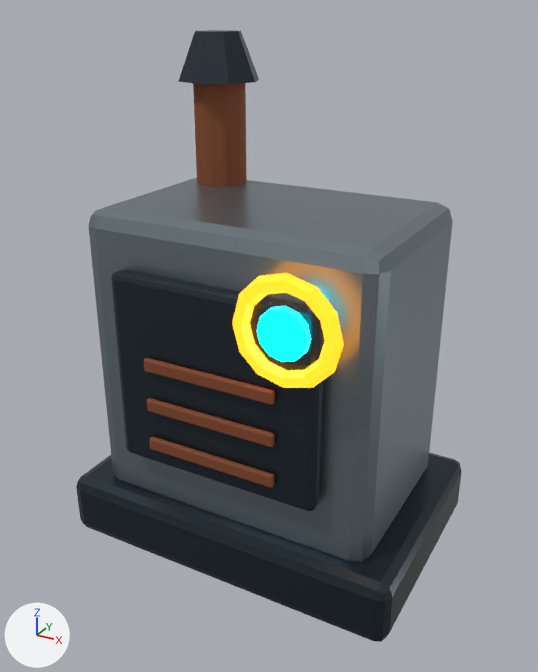
The glTF model assets/models/baked/Machine-Unit.glb: old version first, new version second.
Camera for both pictures: a 50 mm lens placed at (1.42, -2.6, 2.27), pointed at (0.02, -0.04, 0.99). The axes (+X, +Y, +Z) are drawn at lower left. The lights are the same throughout. The older version comes first. Where no turn or scale is listed for an object, it has been applied to the vertices.

The first picture shows 'Machine_Base', 'Machine_Body', 'Machine_Exhaust', 'Machine_ExhaustCap', 'Machine_FrontPanel', 'Machine_Gauge', 'Machine_GaugeCore', 'Machine_Vent_0', 'Machine_Vent_1', 'Machine_Vent_2'.
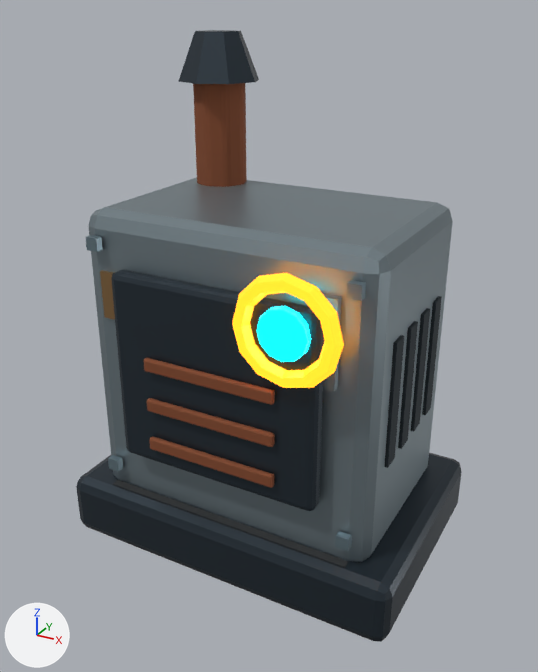
The change, as a list of edits to the scene's bpy script:
```text
Add mat_polish_recess:
    mat_polish_recess = principled_material('Polish Recess')
    mat_polish_recess.base_color = (0.025, 0.037, 0.045)  # dark blue #2c363c
    mat_polish_recess.metallic = 0.25
    mat_polish_recess.roughness = 0.8
Add mat_polish_steel:
    mat_polish_steel = principled_material('Polish Steel')
    mat_polish_steel.base_color = (0.2, 0.28, 0.32)  # greyish blue #7c9099
    mat_polish_steel.metallic = 0.7
    mat_polish_steel.roughness = 0.38
Add mat_polish_rubber:
    mat_polish_rubber = principled_material('Polish Rubber')
    mat_polish_rubber.base_color = (0.025, 0.028, 0.03)  # dark grey #2c2f30
    mat_polish_rubber.roughness = 0.82
Add mat_polish_copper:
    mat_polish_copper = principled_material('Polish Copper')
    mat_polish_copper.base_color = (0.34, 0.2, 0.085)  # brown #9e7c52
    mat_polish_copper.metallic = 0.7
    mat_polish_copper.roughness = 0.38
Add me_cube:
    me_cube.from_pydata(...)  # 128 vertices, 192 faces; spans x -0.244..0.995, y -0.028..0.699, z -0.548..0.659
    # faces by material slot: [108, 60, 12, 12]
    me_cube.materials.append(mat_polish_recess)  # dark blue #2c363c
    me_cube.materials.append(mat_polish_steel)  # greyish blue #7c9099
    me_cube.materials.append(mat_polish_copper)  # brown #9e7c52
    me_cube.materials.append(mat_polish_rubber)  # dark grey #2c2f30
Add ob_detail_assembly:
    ob_detail_assembly = bpy.data.objects.new('Detail_Assembly', me_cube)
    ob_detail_assembly.location = (-0.341, -0.421, 0.785)
```

Pixel boxes [x1, y1, x2, y2] of what changed, in the pictures (538 x 672 px):
'Detail_Assembly', added
    after: [86, 235, 442, 568]
    faces in mat_polish_recess (dark blue #2c363c): [384, 296, 442, 468]
    faces in mat_polish_rubber (dark grey #2c2f30): [113, 480, 348, 568]
    faces in mat_polish_steel (greyish blue #7c9099): [86, 235, 366, 551]
    faces in mat_polish_copper (brown #9e7c52): [100, 270, 115, 320]
